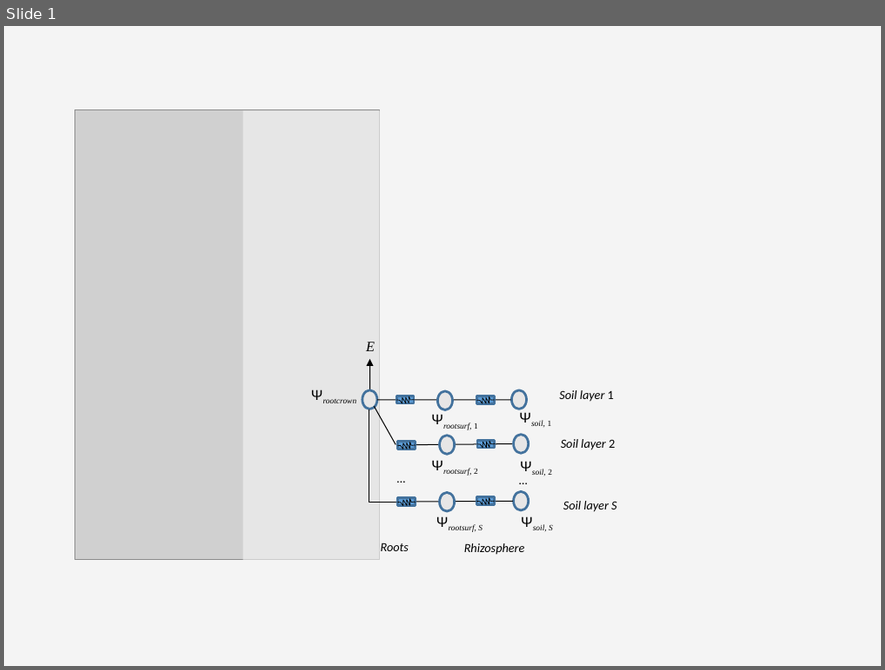
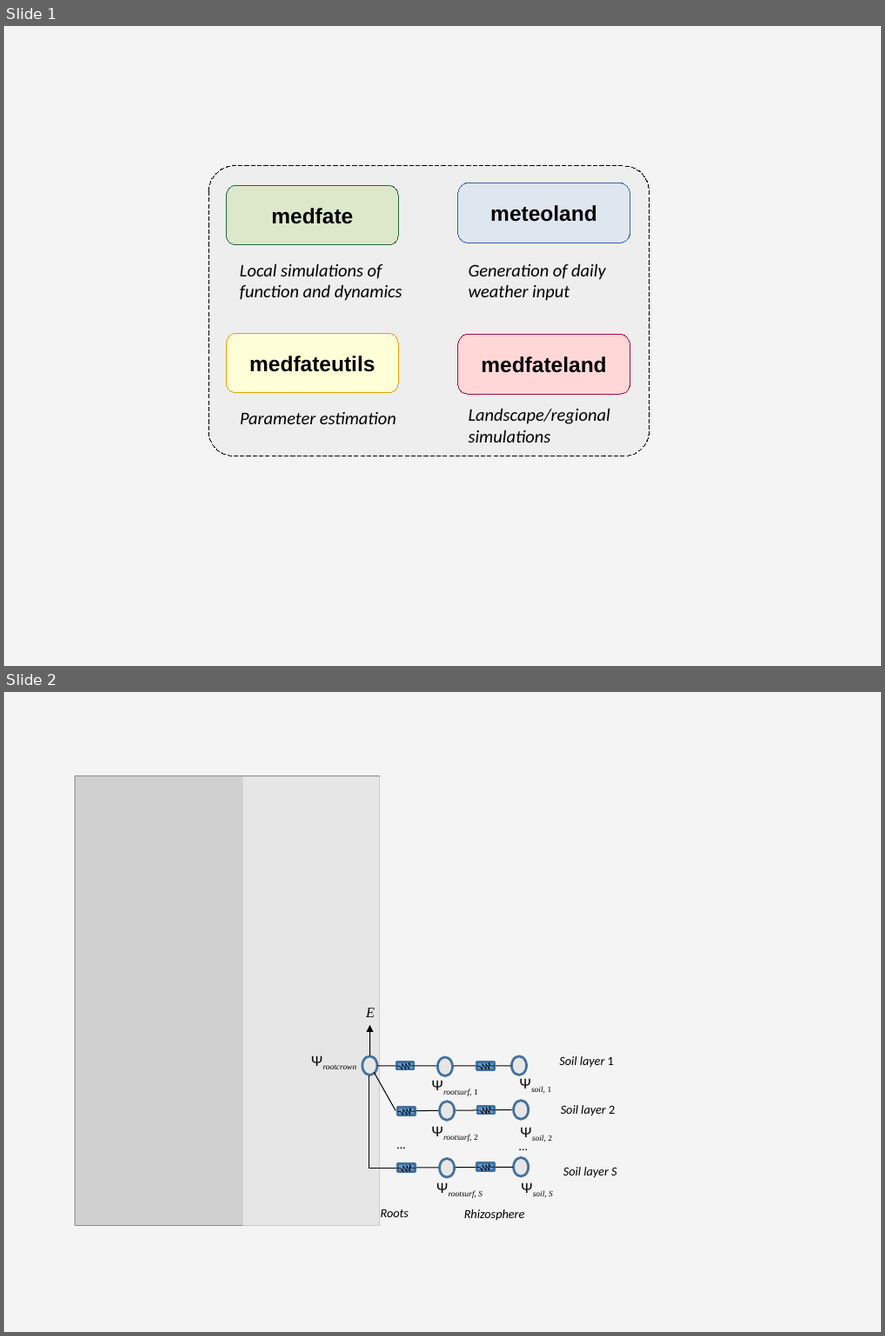
Before and after one commit to emf-creaf/medfatebook, a slide deck: Diagrams.odp. Shown one above the other, each under a label of ours: slide 1 before the commit, slides 1 and 2 after it. The pictures are 885x670 and 885x1336 pixels, drawn with LibreOffice and Linux fonts; fonts in the diff are those of the drawing; grey boxes stand for pictures. Boxes give left, top, right and bottom in pixels: in the first picture for what was removed or moved away, otherwise in the second. Text is boxed around its words. In the diff, an @@ line names an element or a change of style, - is before the commit and + after.

```diff
--- a/Diagrams.odp
+++ b/Diagrams.odp
@@ slide 1 added at bbox=[4, 26, 881, 666], background #F4F4F4 @@
@@ rounded rectangle added at bbox=[208, 166, 649, 456], fill #EEEEEE, outline #000000 0 pt dashed @@
@@ rounded rectangle added at bbox=[227, 185, 398, 245], fill #DDE8CB, outline #1E6A39 0 pt, 18 pt, text #000000, bold @@
+medfate
@@ rounded rectangle added at bbox=[458, 183, 630, 243], fill #DEE6EF, outline #3465A4 0 pt, 18 pt, text #000000, bold @@
+meteoland
@@ text added at bbox=[240, 264, 402, 301], 15 pt, text #000000, italic @@
+Local simulations of function and dynamics
@@ text added at bbox=[469, 264, 606, 301], 15 pt, text #000000, italic @@
+Generation of daily weather input
@@ rounded rectangle added at bbox=[227, 333, 398, 393], fill #FFFFD7, outline #E8A202 0 pt, 18 pt, text #000000, bold @@
+medfateutils
@@ rounded rectangle added at bbox=[458, 334, 630, 394], fill #FFD7D7, outline #A7074B 0 pt, 18 pt, text #000000, bold @@
+medfateland
@@ text added at bbox=[240, 412, 396, 424], 15 pt, text #000000, italic @@
+Parameter estimation
@@ text added at bbox=[469, 408, 610, 443], 15 pt, text #000000, italic @@
+Landscape/regional simulations
@@ what was slide 1 is now slide 2 @@
```
Also in this commit, not shown: 5 slides changed, 1 other slide added, 36 other files.
